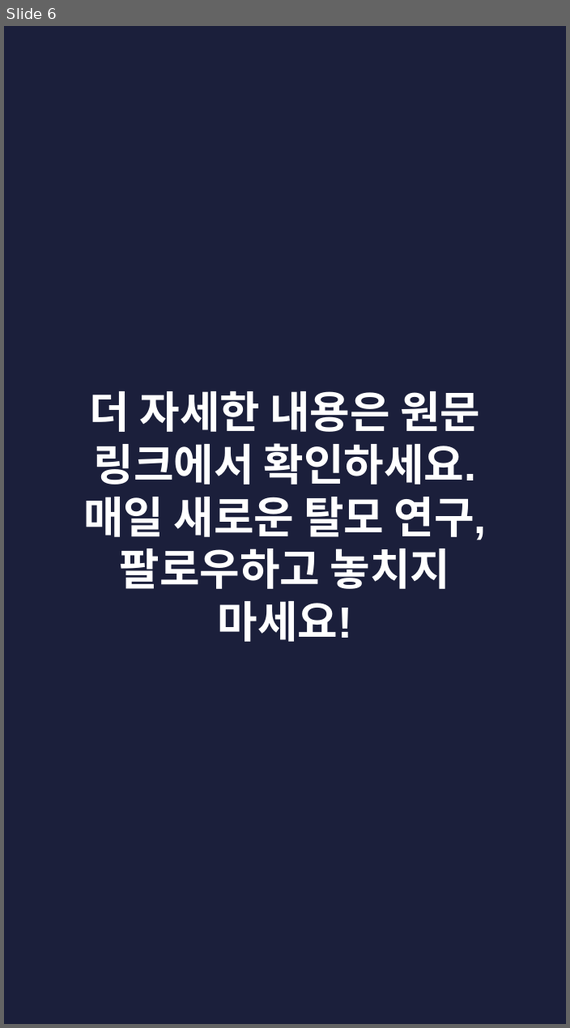
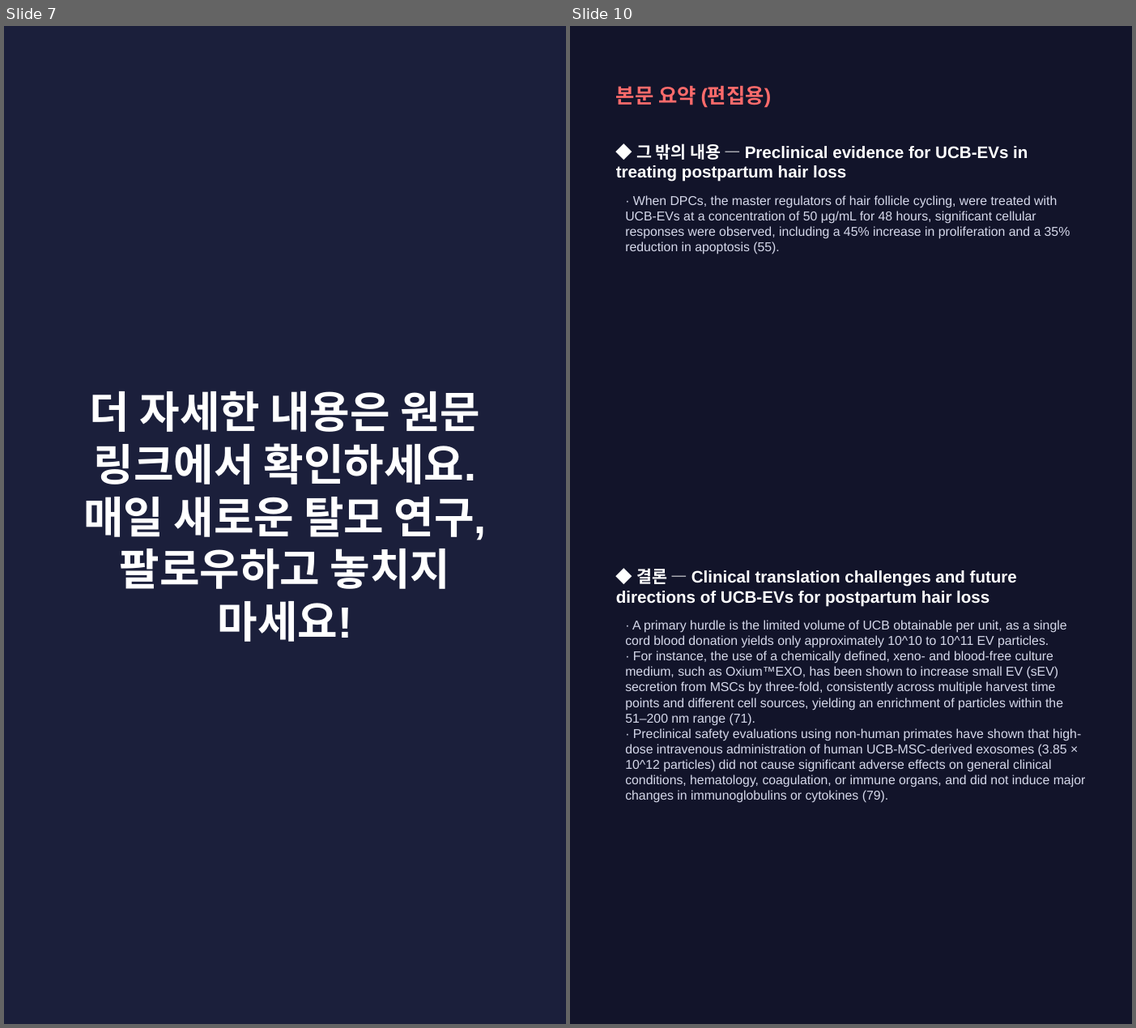
Before and after one commit to hyokang2010-BJ-ANTH/product-builder-test, a slide deck: pwa/data/latest/slides.pptx. Shown side by side, each under a label of ours: slide 6 before the commit, slides 7 and 10 after it; the slides between them are not shown. The pictures are 570x1028 and 1136x1028 pixels, drawn with LibreOffice and Linux fonts; fonts in the diff are those of the drawing. Boxes give left, top, right and bottom in pixels: in the first picture for what was removed or moved away, otherwise in the second. Text is boxed around its words. In the diff, an @@ line names an element or a change of style, - is before the commit and + after.

```diff
--- a/pwa/data/latest/slides.pptx
+++ b/pwa/data/latest/slides.pptx
@@ slide 10 added at (x1=570, y1=26, x2=1132, y2=1024), background #12142A @@
@@ text added at (x1=616, y1=85, x2=772, y2=108), 16 pt, text #FF6B6B, bold @@
+본문 요약 (편집용)
@@ text added at (x1=616, y1=143, x2=1028, y2=182), 13 pt, text #FFFFFF, bold @@
+◆ 그 밖의 내용 — Preclinical evidence for UCB-EVs in treating postpartum hair loss
@@ text added at (x1=625, y1=195, x2=1071, y2=254), 10 pt, text #D5D8EA @@
+· When DPCs, the master regulators of hair follicle cycling, were treated with UCB-EVs at a concentration of 50 μg/mL for 48 hours, significant cellular responses were observed, including a 45% increase in proliferation and a 35% reduction in apoptosis (55).
@@ text added at (x1=616, y1=568, x2=1017, y2=607), 13 pt, text #FFFFFF, bold @@
+◆ 결론 — Clinical translation challenges and future directions of UCB-EVs for postpartum hair loss
@@ text added at (x1=625, y1=620, x2=1086, y2=803), 10 pt, text #D5D8EA @@
+· A primary hurdle is the limited volume of UCB obtainable per unit, as a single cord blood donation yields only approximately 10^10 to 10^11 EV particles.
+· For instance, the use of a chemically defined, xeno- and blood-free culture medium, such as Oxium™EXO, has been shown to increase small EV (sEV) secretion from MSCs by three-fold, consistently across multiple harvest time points and different cell sources, yielding an enrichment of particles within the 51–200 nm range (71).
+· Preclinical safety evaluations using non-human primates have shown that high-dose intravenous administration of human UCB-MSC-derived exosomes (3.85 × 10^12 particles) did not cause significant adverse effects on general clinical conditions, hematology, coagulation, or immune organs, and did not induce major changes in immunoglobulins or cytokines (79).
@@ what was slide 6 is now slide 7 @@
```
Also in this commit, not shown: 4 slides changed, 5 other slides added, 4 slides removed, 28 other files.
